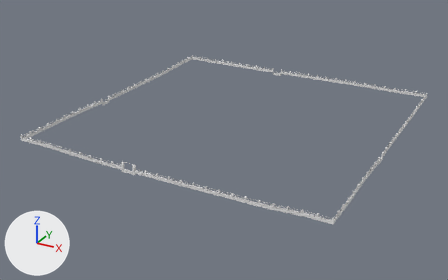
An edit to the FBX model Assets/BlenderMaps/GraveyardAct2/hang_rao_rong.fbx, drawn before and after from the same camera.
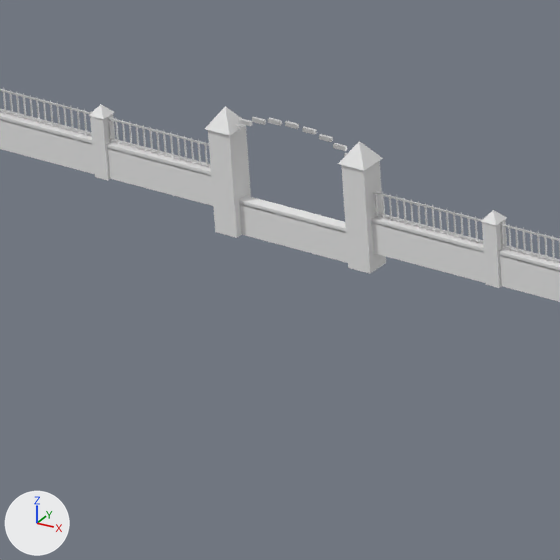
There are two pictures of each version: one whole from a 50 mm camera at (117.1, -229.3, 103.5) aimed at (-4.8, -7.6, -7.3), one close up on the part from 23% to 34% of the width and 54% to 71% of the height. The axes (+X, +Y, +Z) are drawn at lower left. The lights are the same throughout. The older version's two pictures come first.

In view in the first close-up: 'HangRaoRong'.
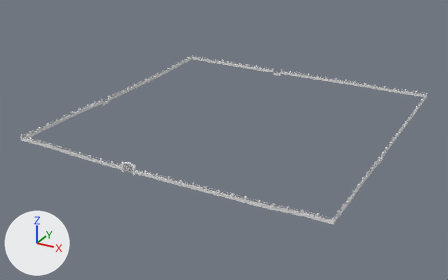
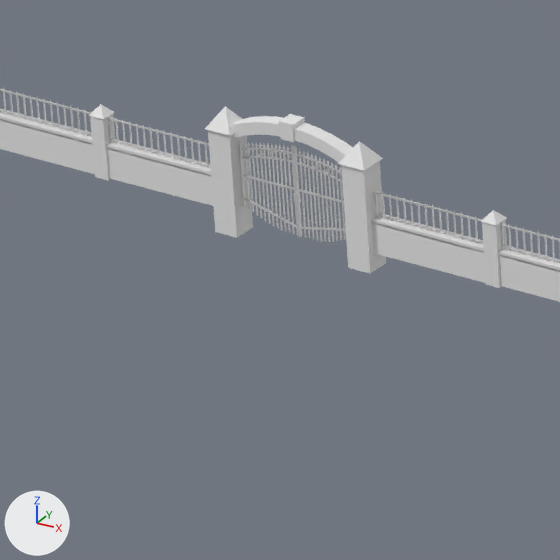
What the commit changed:
me_perimeter_fence_rong is used by ob_hangraorong; location (0.0, 0.0, 0.0).
me_perimeter_fence_rong had 27941 vertices, 23373 faces and spanned x -66.4..66.4, y -66.6..66.4, z 0.0..4.8.
me_perimeter_fence_rong now has 29465 vertices, 24567 faces and spans x -66.4..66.4, y -66.6..66.4, z 0.0..4.8.
me_perimeter_fence_rong part 1: a new loose piece, a box spanning x -14.675..-14.635, y -66.135..-66.095, z 0.9..3.122, in mat_mat_iron (white #e7e7e7).
me_perimeter_fence_rong part 2: a new loose piece, a box spanning x -12.795..-12.725, y -66.15..-66.08, z 0.405..3.46, in mat_mat_iron (white #e7e7e7).
me_perimeter_fence_rong part 3: a new loose piece, a box spanning x -14.88..-14.81, y -66.15..-66.08, z 0.963..3.124, in mat_mat_iron (white #e7e7e7).
me_perimeter_fence_rong part 4: a new loose piece, a box spanning x -14.52..-14.48, y -66.135..-66.095, z 0.824..3.164, in mat_mat_iron (white #e7e7e7).
me_perimeter_fence_rong part 5: a new loose piece, a box spanning x -14.365..-14.325, y -66.135..-66.095, z 0.751..3.203, in mat_mat_iron (white #e7e7e7).
me_perimeter_fence_rong part 6: a new loose piece, a box spanning x -14.21..-14.17, y -66.135..-66.095, z 0.683..3.239, in mat_mat_iron (white #e7e7e7).
me_perimeter_fence_rong part 7: a new loose piece, a box spanning x -14.055..-14.015, y -66.135..-66.095, z 0.614..3.271, in mat_mat_iron (white #e7e7e7).
me_perimeter_fence_rong part 8: a new loose piece, a box spanning x -13.9..-13.86, y -66.135..-66.095, z 0.551..3.3, in mat_mat_iron (white #e7e7e7).
me_perimeter_fence_rong part 9: a new loose piece, a box spanning x -13.745..-13.705, y -66.135..-66.095, z 0.516..3.325, in mat_mat_iron (white #e7e7e7).
me_perimeter_fence_rong part 10: a new loose piece, a box spanning x -13.59..-13.55, y -66.135..-66.095, z 0.482..3.346, in mat_mat_iron (white #e7e7e7).
me_perimeter_fence_rong part 11: a new loose piece, a box spanning x -13.435..-13.395, y -66.135..-66.095, z 0.448..3.364, in mat_mat_iron (white #e7e7e7).
me_perimeter_fence_rong part 12: a new loose piece, a box spanning x -13.28..-13.24, y -66.135..-66.095, z 0.442..3.378, in mat_mat_iron (white #e7e7e7).
me_perimeter_fence_rong part 13: a new loose piece, a box spanning x -13.125..-13.085, y -66.135..-66.095, z 0.439..3.389, in mat_mat_iron (white #e7e7e7).
me_perimeter_fence_rong part 14: a new loose piece, a box spanning x -12.97..-12.93, y -66.135..-66.095, z 0.436..3.396, in mat_mat_iron (white #e7e7e7).
me_perimeter_fence_rong part 15: a new loose piece, a box spanning x -14.865..-12.74, y -66.14..-66.09, z 2.02..2.08, in mat_mat_iron (white #e7e7e7).
me_perimeter_fence_rong part 16: 13 loose pieces with 104 vertices, spanning x -15.5..-9.9, y -66.2..-66.1, z 3.1..4.4, are deleted.
me_perimeter_fence_rong part 17: 16 vertices removed from x -15.0..-10.4, y -66.3..-65.9, z 0.0..1.2; 1454 vertices added at x -15.5..-9.9, y -66.4..-65.8, z 0.4..4.5.
Other edits to the shape of me_perimeter_fence_rong do not show in these pictures.

Changed parts and their boxes [x1, y1, x2, y2] in the close-ups (560 x 560 px):
part 1 of me_perimeter_fence_rong, added
    after: [244, 146, 250, 209]
part 2 of me_perimeter_fence_rong, added
    after: [291, 150, 299, 237]
part 3 of me_perimeter_fence_rong, added
    after: [238, 145, 246, 207]
part 4 of me_perimeter_fence_rong, added
    after: [248, 146, 254, 212]
part 5 of me_perimeter_fence_rong, added
    after: [252, 146, 258, 216]
part 6 of me_perimeter_fence_rong, added
    after: [255, 146, 262, 219]
part 7 of me_perimeter_fence_rong, added
    after: [259, 146, 266, 222]
part 8 of me_perimeter_fence_rong, added
    after: [263, 146, 270, 224]
part 9 of me_perimeter_fence_rong, added
    after: [267, 147, 274, 226]
part 10 of me_perimeter_fence_rong, added
    after: [271, 147, 278, 228]
part 11 of me_perimeter_fence_rong, added
    after: [275, 148, 283, 230]
part 12 of me_perimeter_fence_rong, added
    after: [279, 148, 286, 232]
part 13 of me_perimeter_fence_rong, added
    after: [283, 149, 290, 233]
part 14 of me_perimeter_fence_rong, added
    after: [287, 150, 294, 234]
part 15 of me_perimeter_fence_rong, added
    after: [242, 174, 294, 190]
part 16 of me_perimeter_fence_rong, deleted
    before: [236, 117, 348, 157]
part 17 of me_perimeter_fence_rong, reshaped
    before: [239, 196, 348, 263]
    after: [231, 114, 353, 242]
